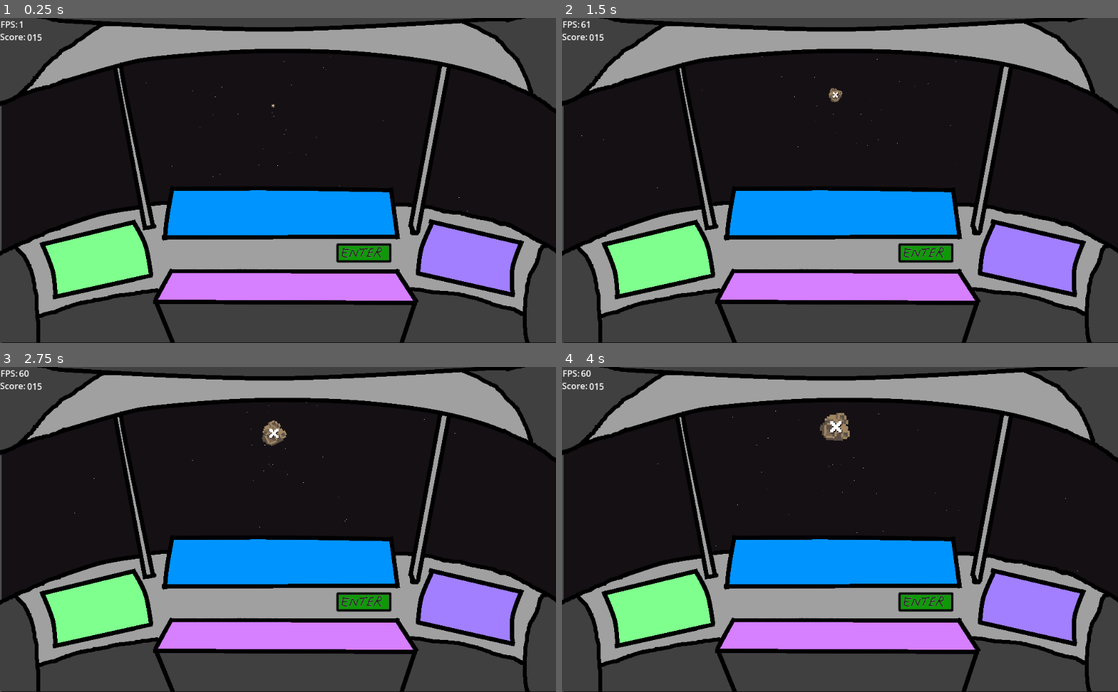
Above: before the commit, frames 1-4 (two rows, left to right).
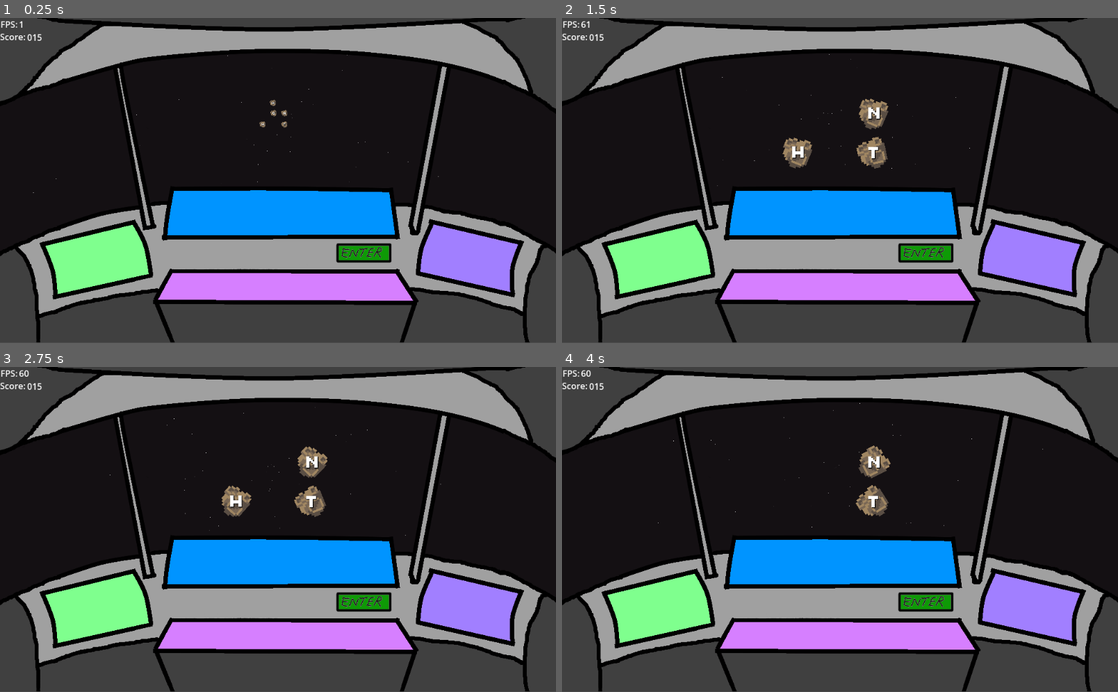
Above: after the commit, the same moments.

Repository: sugarvoid/alpha-space
Game: Godot game, scene res://game/game.tscn
Two runs of this game, one before a commit and one after it. Both use one fixed random seed, a clock stepped at 60 frames per second and the inputs below.
Inputs (mouse positions are in pixels of both pictures, inside the frame that each line leads up to):
- Up to frame 1 (0.25 s): no input
- Up to frame 2 (1.5 s): tap Enter at 0.5 s; move the mouse to (834, 102) at 0.52 s; hold Keypad 8 (num_pad_eight) 0.53-1.28 s; click (834, 102) at 0.67 s; move the mouse to (923, 252) at 1.27 s; tap Keypad 5 (num_pad_five) at 1.35 s; click (923, 252) at 1.42 s
- Up to frame 3 (2.75 s): move the mouse to (333, 458) at 2.02 s; hold Keypad 4 (num_pad_four) from 2.03 s (still down); click (333, 458) at 2.17 s
- Up to frame 4 (4 s): move the mouse to (812, 594) at 2.77 s; release Keypad 4 (num_pad_four) at 2.78 s; tap Keypad 9 (num_pad_nine) at 2.85 s; click (812, 594) at 2.92 s; move the mouse to (1006, 578) at 3.52 s; hold Keypad 1 (num_pad_one) from 3.53 s (still down); click (1006, 578) at 3.67 s

The runs differ from the first frame. In frame 1, 0.4% of the frame differs, in the area x 0-100%, y 11-100%; in frame 2, 1.5%; in frame 3, 1.6%, in the area x 0-100%, y 10-100%; in frame 4, 1.4%.
Error before the commit: Parse Error: Function "_update_word_label()" not found in base self. (res://game/manager/word_manager.gd:82)

Commit message:
Fix word checker, prevent early meteor clicking

Diff:
--- a/game/game.gd
+++ b/game/game.gd
@@ -26,6 +26,7 @@
 
 
 func _ready() -> void:
+	self.word_manager.load_words_from_file()
 	Input.set_custom_mouse_cursor(pizza)
 	self._connect_signals()
 	var timer: Timer = Timer.new()
@@ -111,6 +112,13 @@
 func _submit_word() -> void:
 	print(str("running score is: ", self.word_manager.get_running_score()))
 	print(str("is word real: ", self.word_manager.check_if_word_is_vaild()))
+	if self.word_manager.check_if_word_is_vaild():
+		print('vaild word')
+	else:
+		print('wrong')
+
+	self.word_manager.reset_values()
+	self.hud
 
 func _shoot_laser(array_slot: int) -> void:
 	if self.meteor_manager.check_if_slot_has_meteor(array_slot):
--- a/game/game.tscn
+++ b/game/game.tscn
@@ -19,7 +19,8 @@
 [node name="HUD" parent="." instance=ExtResource("3_cdh64")]
 
 [node name="SpaceBackGround" parent="." instance=ExtResource("5_cw3rp")]
-position = Vector2(3, 2)
+position = Vector2(-7, 2)
+scale = Vector2(1.72833, 0.977)
 
 [node name="StarField" parent="." instance=ExtResource("4_onjy1")]
 position = Vector2(499, 181)
--- a/game/manager/word_manager.gd
+++ b/game/manager/word_manager.gd
@@ -17,13 +17,10 @@
 
 var test_var = "test string"
 
-func _ready() -> void:
-	_load_words_from_file()
-
 func get_running_score() -> int:
 	return self._running_score
 
-func _load_words_from_file() -> void:
+func load_words_from_file() -> void:
 	var path = "res://game/manager/fixed_words.txt"
 	if FileAccess.file_exists(path):
 		var file = FileAccess.open(path, FileAccess.READ)
@@ -78,5 +75,5 @@
 func reset_values() -> void:
 	self._running_score = 0
 	self.typed_word.clear()
-	self.word_to_display = ""
-	self._update_word_label()
+	self.running_word = ""
+	self.emit_signal("on_running_word_update", self.running_word)
--- a/game/meteor/meteor.gd
+++ b/game/meteor/meteor.gd
@@ -17,13 +17,14 @@
 
 var is_hovered: bool
 var is_hoverable: bool = false
+var is_clickable: bool = false
 var letter: String
 var slot_number: int
 var start_pos: Vector2
 var end_pos: Vector2
 var rotate_speed: float
 var rotate_dir: int
-var movement_tween_time: float = 3.5
+var movement_tween_time: float = 1.5
 
 
 var value: String
@@ -82,6 +83,7 @@
 	tween2.tween_property(self.sprite, "scale", Vector2(1,1), self.movement_tween_time)
 	await  tween2.finished
 	self.is_hoverable = true
+	self.is_clickable = true
 
 func _wobble() -> void:
 	var tween: Tween = create_tween()
@@ -101,7 +103,7 @@
 
 
 func _on_area_2d_input_event(viewport: Node, event: InputEvent, shape_idx: int) -> void:
-	if event is InputEventMouseButton and event.is_pressed():
+	if event is InputEventMouseButton and event.is_pressed() and self.is_clickable:
 		print(event)
 		if event.button_index == 1:
 			print(str(self.slot_number, ' was left clicked, letter is: ', self.letter))
--- a/game/space_back_ground.tscn
+++ b/game/space_back_ground.tscn
@@ -3,6 +3,7 @@
 [ext_resource type="Texture2D" uid="uid://68hr307lbk33" path="res://game/TEMP_space_background.png" id="1_vn58f"]
 
 [node name="SpaceBackGround" type="Sprite2D"]
-scale = Vector2(1.71, 1)
+position = Vector2(-10, 0)
+scale = Vector2(1.72667, 1)
 texture = ExtResource("1_vn58f")
 centered = false
